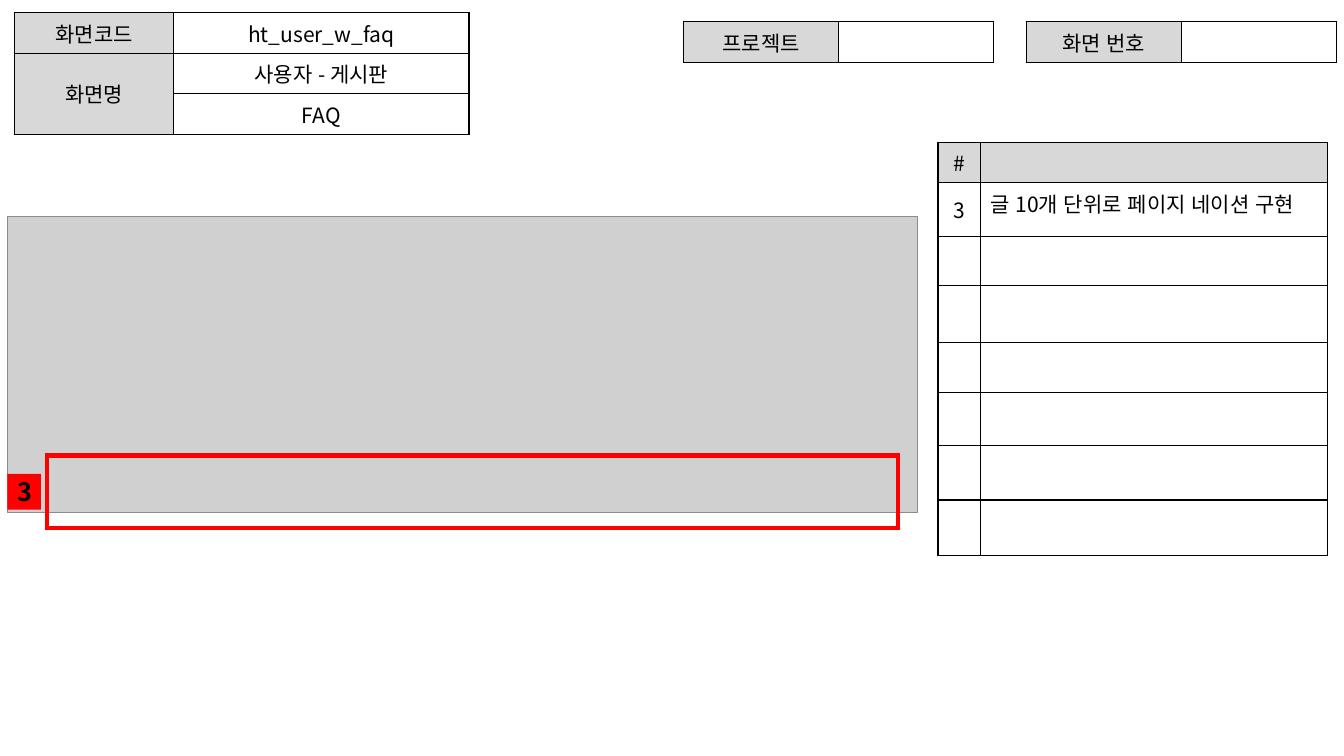
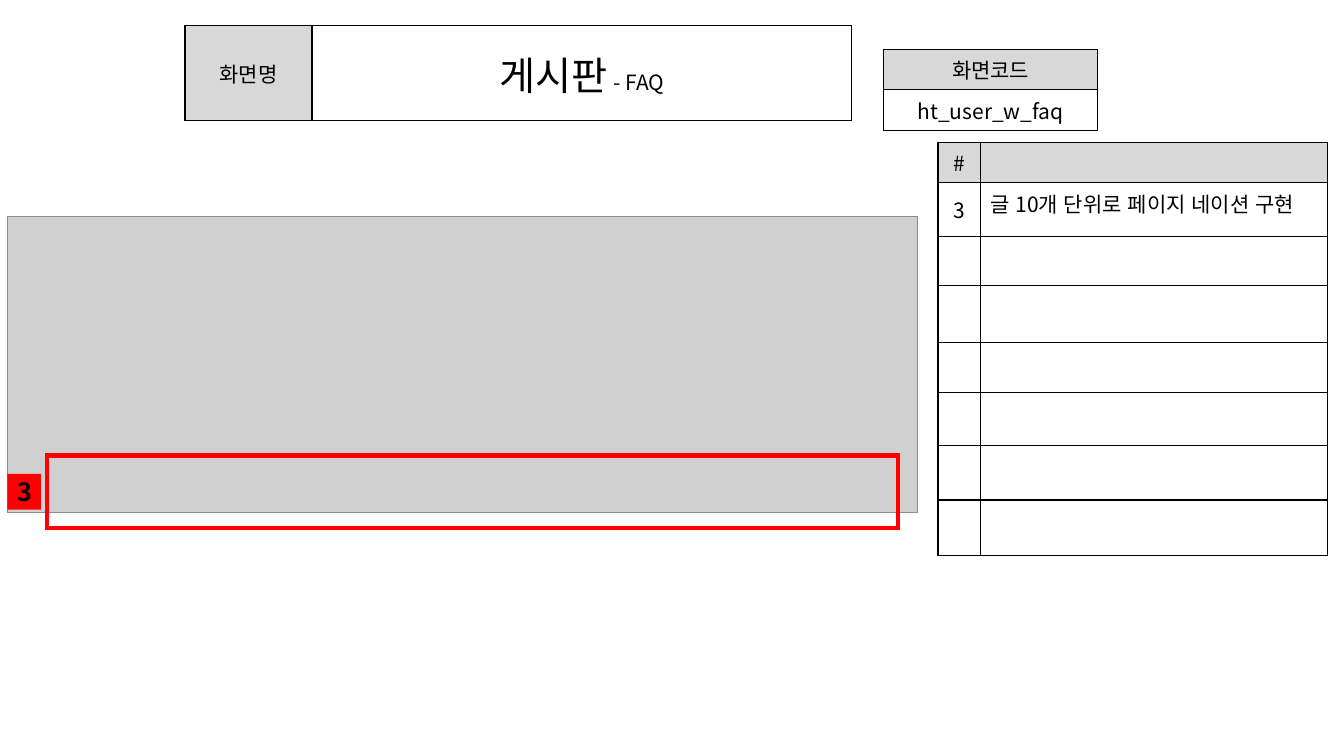
Before and after one commit to ezenteam2/e-Zone, a slide deck: slide 6 of 0 발표용 파워포인트/project05 - 파워포인트 종합 - 현태.pptx. Drawn at 1344x756 pixels with LibreOffice and Linux fonts; fonts in the diff are those of the drawing; grey boxes stand for pictures. Boxes give left, top, right and bottom in pixels: in the first picture for what was removed or moved away, otherwise in the second. Text is boxed around its words. In the diff, an @@ line names an element or a change of style, - is before the commit and + after.

```diff
--- a/0 발표용 파워포인트/project05 - 파워포인트 종합 - 현태.pptx
+++ b/0 발표용 파워포인트/project05 - 파워포인트 종합 - 현태.pptx
@@ table at (x1=186, y1=25, x2=852, y2=120) @@
-row 1: 화면코드 | ht_user_w_faq
-row 2: 화면명 | 사용자 - 게시판
-row 3:  | FAQ
+row 1: 화면명 | 게시판 - FAQ
@@ table resized from (x1=14, y1=13, x2=469, y2=131) to (x1=186, y1=25, x2=852, y2=120) @@
@@ table removed at (x1=684, y1=22, x2=994, y2=57), 1 rows, 2 columns @@
-프로젝트 | 
@@ table removed at (x1=1026, y1=22, x2=1337, y2=57), 1 rows, 2 columns @@
-화면 번호 | 
@@ table added at (x1=884, y1=49, x2=1099, y2=128), 2 rows, 1 columns @@
+화면코드
+ht_user_w_faq
```
Also in this commit, not shown: 20 other slides changed.
